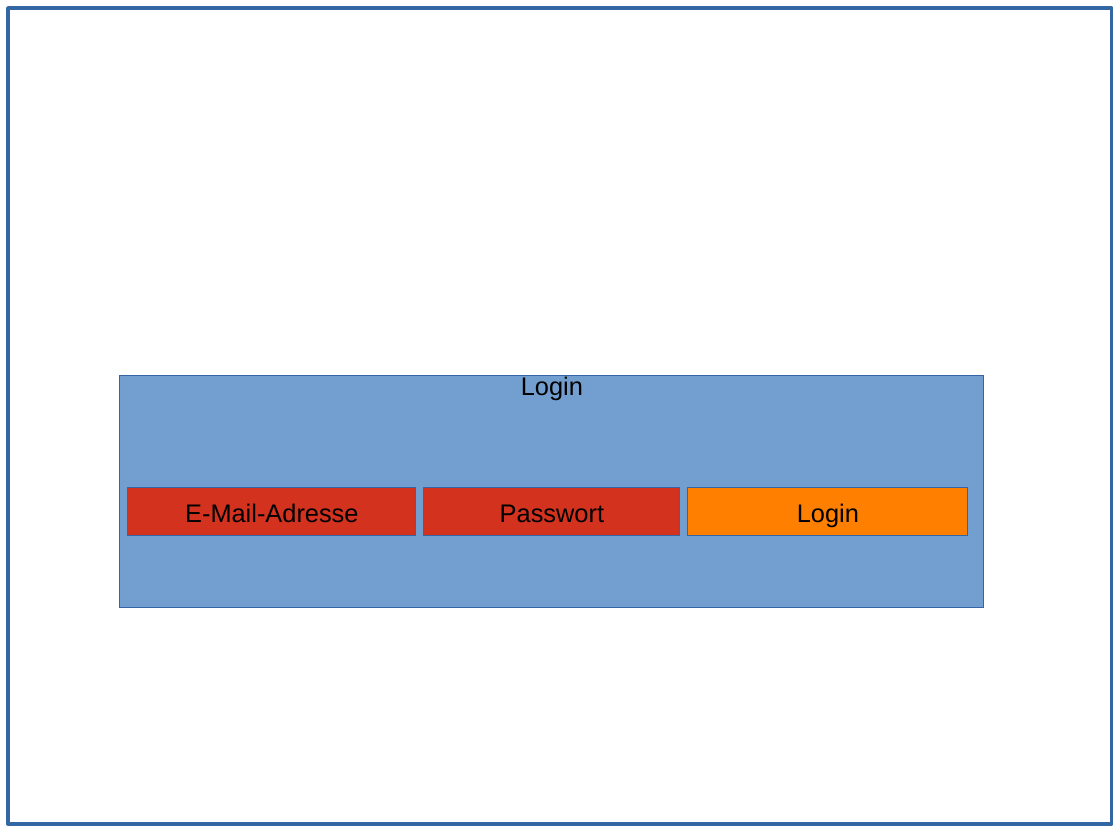
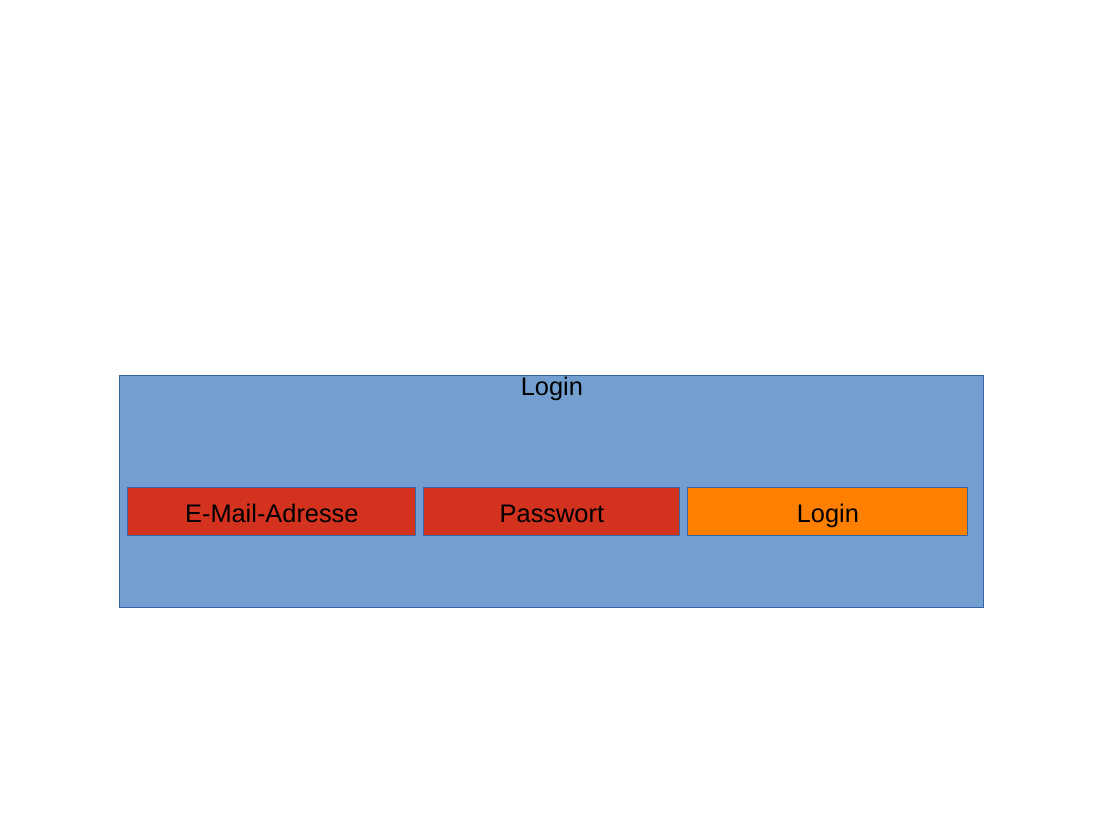
Before and after one commit to BWolfJena/BWolf, a slide deck: slide 2 of Backend MockUps.pptx. Drawn at 1120x840 pixels with LibreOffice and Linux fonts; fonts in the diff are those of the drawing. Boxes give left, top, right and bottom in pixels: in the first picture for what was removed or moved away, otherwise in the second. Text is boxed around its words. In the diff, an @@ line names an element or a change of style, - is before the commit and + after.

```diff
--- a/Backend MockUps.pptx
+++ b/Backend MockUps.pptx
@@ freeform shape removed at [8,8,1113,824] @@
```
Also in this commit, not shown: 1 other slide changed, 2 slides added, 2 slides removed, 30 other files.
